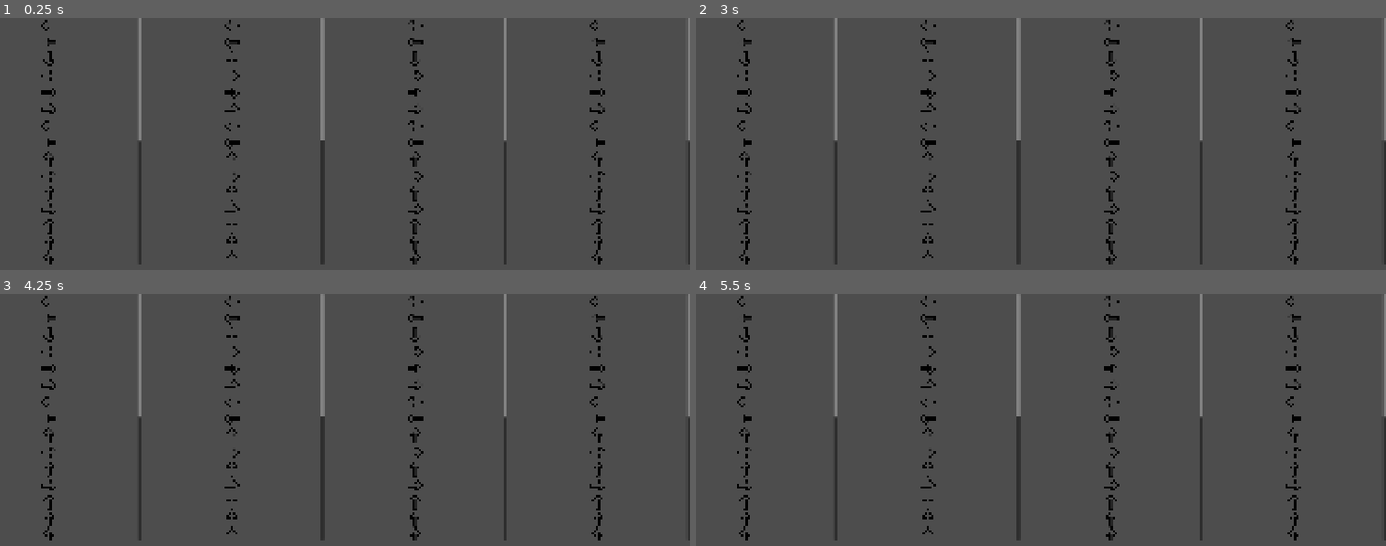
Above: before the commit, frames 1-4 (two rows, left to right).
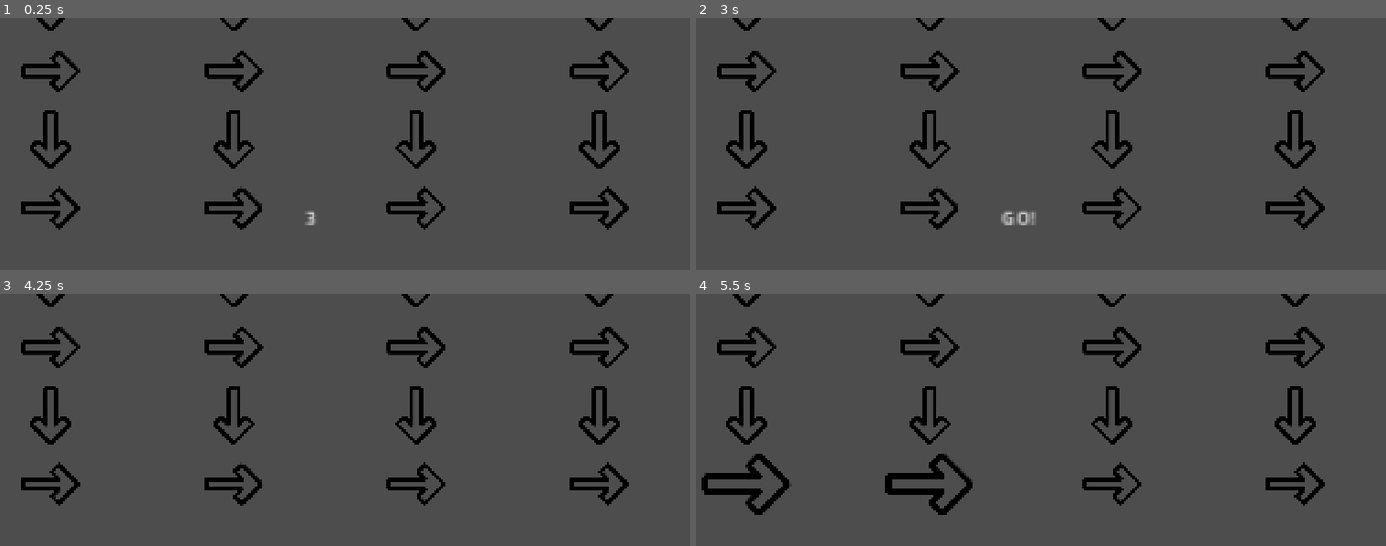
Above: after the commit, the same moments.

Repository: JaimeJot/PartyGame
Game: Godot game, scene res://minigames/MinijuegoFlechas/Minigame_arrows.tscn
Two runs of this game, one before a commit and one after it. Both use one fixed random seed, a clock stepped at 60 frames per second and the inputs below. This scene is started directly instead of the project's main scene.
Inputs:
- Up to frame 1 (0.25 s): no input
- Up to frame 2 (3 s): tap Enter (p1_confirm, bound only after the commit) every 0.75 s from 0.5 to 2.75 s; hold D (p1_right) 0.53-1.28 s; hold Down (p2_down) 0.53-1.28 s; tap Left (p2_left) at 0.8, 1.35 s; hold S (p1_down) 1.28-2.03 s; tap Right (p2_right) at 1.55 s; hold D (p1_right) 2.03-2.78 s; hold Right (p2_right) 2.03-2.78 s; tap Up (p2_up) at 2.3, 2.85 s; hold W (p1_up) from 2.78 s (still down)
- Up to frame 3 (4.25 s): tap Enter (p1_confirm, bound only after the commit) at 3.05, 3.5, 3.6 s; release W (p1_up) at 3.53 s; hold A (p1_left) from 3.53 s (still down); hold Down (p2_down) from 3.53 s (still down)
- Up to frame 4 (5.5 s): release Down (p2_down) at 4.28 s; tap Down (p2_down) at 4.35 s; tap Left (p2_left) at 4.55 s; release A (p1_left) at 5.03 s; hold S (p1_down) from 5.03 s (still down); hold Left (p2_left) from 5.03 s (still down); tap Right (p2_right) at 5.3 s

The runs differ from the first frame. In frame 1, 7.9% of the frame differs, in the area x 3-100%, y 0-98%; in frame 2, 8.0%; in frame 3, 7.8%; in frame 4, 8.9%, in the area x 0-100%, y 0-98%.

Commit message:
segundo juego acabado

Diff:
--- a/autoload/GameState.gd
+++ b/autoload/GameState.gd
@@ -1,3 +1,8 @@
 extends Node
 
-var rankings := []
+var rankings := {}   # 👈 mejor diccionario por minijuego
+var last_results := []  # 👈 últimos resultados (los que se muestran)
+
+func save_results(minigame_name, results):
+	rankings[minigame_name] = results
+	last_results = results
--- a/minigames/MinijuegoFlechas/Minigame_arrows.tscn
+++ b/minigames/MinijuegoFlechas/Minigame_arrows.tscn
@@ -1,76 +1,45 @@
 [gd_scene format=3 uid="uid://bxo75c42xryuj"]
 
-[ext_resource type="Script" uid="uid://kskr3xp24ohm" path="res://minigames/MinijuegoFlechas/minigame_arrows.gd" id="2_eyi2n"]
+[ext_resource type="Script" uid="uid://kskr3xp24ohm" path="res://minigames/MinijuegoFlechas/minigame_arrows.gd" id="1"]
 
-[node name="Control" type="Control" unique_id=305945853]
+[node name="Minigame" type="Control" unique_id=1032450106]
 layout_mode = 3
 anchors_preset = 15
 anchor_right = 1.0
 anchor_bottom = 1.0
 grow_horizontal = 2
 grow_vertical = 2
-script = ExtResource("2_eyi2n")
+script = ExtResource("1")
 
-[node name="HBoxContainer" type="HBoxContainer" parent="." unique_id=691605760]
+[node name="HBoxContainer" type="HBoxContainer" parent="." unique_id=878052976]
 layout_mode = 1
-anchors_preset = -1
+anchors_preset = 15
 anchor_right = 1.0
-anchor_bottom = 0.601
+anchor_bottom = 1.0
 grow_horizontal = 2
 grow_vertical = 2
+size_flags_vertical = 3
 
-[node name="Player1" type="VBoxContainer" parent="HBoxContainer" unique_id=1966921221]
+[node name="Player1" type="Control" parent="HBoxContainer" unique_id=1510361914]
 layout_mode = 2
 size_flags_horizontal = 3
 
-[node name="ScrollContainer" type="ScrollContainer" parent="HBoxContainer/Player1" unique_id=109504631]
-layout_mode = 2
-size_flags_vertical = 3
+[node name="Arrows" type="Node2D" parent="HBoxContainer/Player1" unique_id=1951671205]
 
-[node name="VBoxContainer" type="VBoxContainer" parent="HBoxContainer/Player1/ScrollContainer" unique_id=513918397]
-layout_mode = 2
-size_flags_horizontal = 3
-size_flags_vertical = 3
-alignment = 1
-
-[node name="Player2" type="VBoxContainer" parent="HBoxContainer" unique_id=1204084561]
+[node name="Player2" type="Control" parent="HBoxContainer" unique_id=1106057028]
 layout_mode = 2
 size_flags_horizontal = 3
 
-[node name="ScrollContainer" type="ScrollContainer" parent="HBoxContainer/Player2" unique_id=909056894]
-layout_mode = 2
-size_flags_vertical = 3
+[node name="Arrows" type="Node2D" parent="HBoxContainer/Player2" unique_id=1696794259]
 
-[node name="VBoxContainer" type="VBoxContainer" parent="HBoxContainer/Player2/ScrollContainer" unique_id=649466278]
-layout_mode = 2
-size_flags_horizontal = 3
-size_flags_vertical = 3
-alignment = 1
-
-[node name="Player3" type="VBoxContainer" parent="HBoxContainer" unique_id=2081224029]
+[node name="Player3" type="Control" parent="HBoxContainer" unique_id=1345576627]
 layout_mode = 2
 size_flags_horizontal = 3
 
-[node name="ScrollContainer" type="ScrollContainer" parent="HBoxContainer/Player3" unique_id=723302122]
-layout_mode = 2
-size_flags_vertical = 3
+[node name="Arrows" type="Node2D" parent="HBoxContainer/Player3" unique_id=1319398355]
 
-[node name="VBoxContainer" type="VBoxContainer" parent="HBoxContainer/Player3/ScrollContainer" unique_id=1967709084]
-layout_mode = 2
-size_flags_horizontal = 3
-size_flags_vertical = 3
-alignment = 1
-
-[node name="Player4" type="VBoxContainer" parent="HBoxContainer" unique_id=1154715423]
+[node name="Player4" type="Control" parent="HBoxContainer" unique_id=1951622131]
 layout_mode = 2
 size_flags_horizontal = 3
 
-[node name="ScrollContainer" type="ScrollContainer" parent="HBoxContainer/Player4" unique_id=1365952509]
-layout_mode = 2
-size_flags_vertical = 3
-
-[node name="VBoxContainer" type="VBoxContainer" parent="HBoxContainer/Player4/ScrollContainer" unique_id=784883710]
-layout_mode = 2
-size_flags_horizontal = 3
-size_flags_vertical = 3
-alignment = 1
+[node name="Arrows" type="Node2D" parent="HBoxContainer/Player4" unique_id=656140836]
--- a/minigames/MinijuegoFlechas/minigame_arrows.gd
+++ b/minigames/MinijuegoFlechas/minigame_arrows.gd
@@ -1,8 +1,9 @@
 extends Control
 
-# --------------------
-# TEXTURAS
-# --------------------
+var finished_players = []
+var final_positions = {}
+var game_finished = false
+
 var arrow_textures = {
 	"up": preload("res://assets/arrows/arrow_up.png"),
 	"down": preload("res://assets/arrows/arrow_down.png"),
@@ -10,11 +11,12 @@
 	"right": preload("res://assets/arrows/arrow_right.png")
 }
 
-# --------------------
-# CONFIG
-# --------------------
+var visible_arrows = 4
+var spacing = 180
+var base_y = 500
+
 var sequence = []
-var sequence_length = 30
+var sequence_length = 5
 
 var player_progress = {
 	"Player1": 0,
@@ -23,166 +25,204 @@
 	"Player4": 0
 }
 
-var containers = {}
-
-# --------------------
-# READY
-# --------------------
+var players_arrows = {}
+var player_locked = {}
+var game_started = false
+
 func _ready():
 	generate_sequence()
 	setup_players()
-	create_visuals()
-	update_all_visuals()
-
-# --------------------
-# SECUENCIA
-# --------------------
+
+	for p in player_progress.keys():
+		player_locked[p] = false
+
+	await get_tree().process_frame
+	spawn_initial_arrows()
+	start_countdown()
+
+func start_countdown():
+	var label := Label.new()
+	label.text = "3"
+	label.scale = Vector2(3, 3)
+	label.position = get_viewport_rect().size / 2 - Vector2(50, 50)
+	add_child(label)
+
+	await get_tree().create_timer(1.0).timeout
+	label.text = "2"
+	await get_tree().create_timer(1.0).timeout
+	label.text = "1"
+	await get_tree().create_timer(1.0).timeout
+	label.text = "GO!"
+	await get_tree().create_timer(0.5).timeout
+
+	label.queue_free()
+	game_started = true
+
 func generate_sequence():
 	var inputs = ["up", "down", "left", "right"]
 	sequence.clear()
-
 	for i in range(sequence_length):
 		sequence.append(inputs.pick_random())
 
-# --------------------
-# REFERENCIAS
-# --------------------
 func setup_players():
-	containers["Player1"] = $HBoxContainer/Player1/ScrollContainer/VBoxContainer
-	containers["Player2"] = $HBoxContainer/Player2/ScrollContainer/VBoxContainer
-	containers["Player3"] = $HBoxContainer/Player3/ScrollContainer/VBoxContainer
-	containers["Player4"] = $HBoxContainer/Player4/ScrollContainer/VBoxContainer
-
-# --------------------
-# CREAR FLECHAS
-# --------------------
-func create_visuals():
-	for player in containers.keys():
-		var container = containers[player]
-
-		for child in container.get_children():
-			child.queue_free()
-
-		# 🔥 ORDEN INVERTIDO (empieza abajo)
-		for i in range(sequence.size() - 1, -1, -1):
-			var dir = sequence[i]
-
-			var arrow = TextureRect.new()
-			arrow.texture = arrow_textures[dir]
-
-			arrow.expand_mode = TextureRect.EXPAND_IGNORE_SIZE
-			arrow.stretch_mode = TextureRect.STRETCH_KEEP_ASPECT_CENTERED
-
-			arrow.custom_minimum_size = Vector2(40, 40)
-
-			container.add_child(arrow)
-
-# --------------------
-# INPUT (4 jugadores)
-# --------------------
+	players_arrows["Player1"] = $HBoxContainer/Player1/Arrows
+	players_arrows["Player2"] = $HBoxContainer/Player2/Arrows
+	players_arrows["Player3"] = $HBoxContainer/Player3/Arrows
+	players_arrows["Player4"] = $HBoxContainer/Player4/Arrows
+
+func spawn_initial_arrows():
+	for player in players_arrows.keys():
+		for i in range(visible_arrows):
+			spawn_arrow(player, i)
+
+func spawn_arrow(player, index):
+	var container = players_arrows[player]
+	var panel = container.get_parent()
+	var panel_width = panel.size.x
+
+	if panel_width <= 0.0:
+		panel_width = get_viewport_rect().size.x / 4.0
+
+	var seq_index = player_progress[player] + index
+	if seq_index >= sequence.size():
+		return
+
+	var dir = sequence[seq_index]
+
+	var arrow = Sprite2D.new()
+	arrow.texture = arrow_textures[dir]
+	arrow.centered = true
+	arrow.scale = Vector2(0.3, 0.3)
+
+	arrow.position = Vector2(
+		panel_width / 2.0,
+		base_y - index * spacing
+	)
+
+	container.add_child(arrow)
+
 func _input(event):
-
-	# PLAYER 1
-	if event.is_action_pressed("p1_up"):
-		check_input("Player1", "up")
-	elif event.is_action_pressed("p1_down"):
-		check_input("Player1", "down")
-	elif event.is_action_pressed("p1_left"):
-		check_input("Player1", "left")
-	elif event.is_action_pressed("p1_right"):
-		check_input("Player1", "right")
-
-	# PLAYER 2
-	if event.is_action_pressed("p2_up"):
-		check_input("Player2", "up")
-	elif event.is_action_pressed("p2_down"):
-		check_input("Player2", "down")
-	elif event.is_action_pressed("p2_left"):
-		check_input("Player2", "left")
-	elif event.is_action_pressed("p2_right"):
-		check_input("Player2", "right")
-
-	# PLAYER 3
-	if event.is_action_pressed("p3_up"):
-		check_input("Player3", "up")
-	elif event.is_action_pressed("p3_down"):
-		check_input("Player3", "down")
-	elif event.is_action_pressed("p3_left"):
-		check_input("Player3", "left")
-	elif event.is_action_pressed("p3_right"):
-		check_input("Player3", "right")
-
-	# PLAYER 4
-	if event.is_action_pressed("p4_up"):
-		check_input("Player4", "up")
-	elif event.is_action_pressed("p4_down"):
-		check_input("Player4", "down")
-	elif event.is_action_pressed("p4_left"):
-		check_input("Player4", "left")
-	elif event.is_action_pressed("p4_right"):
-		check_input("Player4", "right")
-
-# --------------------
-# CHECK INPUT
-# --------------------
-func check_input(player, input_action):
+	if !game_started:
+		return
+
+	handle_input(event, "Player1", "p1")
+	handle_input(event, "Player2", "p2")
+	handle_input(event, "Player3", "p3")
+	handle_input(event, "Player4", "p4")
+
+func handle_input(event, player, prefix):
+	if player_locked[player]:
+		return
+
+	if event.is_action_pressed(prefix + "_up"):
+		check(player, "up")
+	if event.is_action_pressed(prefix + "_down"):
+		check(player, "down")
+	if event.is_action_pressed(prefix + "_left"):
+		check(player, "left")
+	if event.is_action_pressed(prefix + "_right"):
+		check(player, "right")
+
+func check(player, input_action):
+	if game_finished:
+		return
+
 	var index = player_progress[player]
 
 	if index >= sequence.size():
 		return
 
-	if sequence[index] == input_action:
-		player_progress[player] += 1
-
-		update_scroll(player)
-		update_visual(player)
-
-		print(player, "→", player_progress[player])
-	else:
-		print(player, "fallo")
-
-# --------------------
-# SCROLL
-# --------------------
-func update_scroll(player):
-	var scroll = get_node("HBoxContainer/%s/ScrollContainer" % player)
-	var container = containers[player]
-	var progress = player_progress[player]
-
-	var arrow_height = 50
-	var visible_area = scroll.size.y
-
-	# 🔥 queremos que la flecha actual esté en una zona fija (ej: 70% de pantalla)
-	var target_position = visible_area * 0.7
-
-	var scroll_target = (progress * arrow_height) - target_position
-
-	scroll.scroll_vertical = max(scroll_target, 0)
-
-# --------------------
-# VISUAL
-# --------------------
-func update_visual(player):
-	var container = containers[player]
-	var progress = player_progress[player]
-	var total = container.get_child_count()
-
-	for i in range(total):
-		var arrow = container.get_child(i)
-		var visual_index = total - 1 - i
-
-		if visual_index < progress:
-			arrow.modulate = Color(0.2, 0.2, 0.2, 0.3)
-			arrow.scale = Vector2(0.8, 0.8)
-
-		elif visual_index == progress:
-			arrow.modulate = Color(1, 1, 1)
-			arrow.scale = Vector2(1.4, 1.4)
-
-		else:
-			arrow.modulate = Color(0.5, 0.5, 0.5)
-			arrow.scale = Vector2(1, 1)
-
-func update_all_visuals():
-	for player in containers.keys():
-		update_visual(player)
+	if sequence[index] != input_action:
+		fail_feedback(player)
+		return
+
+	player_progress[player] += 1
+
+	remove_first(player)
+	move_down(player)
+	spawn_next(player)
+
+	# 🏁 SI TERMINA
+	if player_progress[player] >= sequence.size():
+		player_finished(player)
+
+func player_finished(player):
+	if player in finished_players:
+		return
+
+	finished_players.append(player)
+
+	var position = finished_players.size()
+	final_positions[player] = position
+
+	print(player, "ha quedado", str(position) + "º")
+
+	# 🚨 Si ya hay 3, el último es automático
+	if finished_players.size() == 3:
+		for p in player_progress.keys():
+			if !(p in finished_players):
+				final_positions[p] = 4
+				print(p, "ha quedado 4º")
+
+		end_game()
+
+func end_game():
+	if game_finished:
+		return
+
+	game_finished = true
+
+	print("RESULTADOS:", final_positions)
+
+	# 🧠 convertir a lista ordenada
+	var ordered_results = []
+
+	for player in final_positions.keys():
+		ordered_results.append({
+			"player": player,
+			"position": final_positions[player]
+		})
+
+	ordered_results.sort_custom(func(a, b): return a.position < b.position)
+	# 💾 GUARDAR EN GAMESTATE
+	GameState.save_results("arrows", ordered_results)
+
+	# ⏳ pequeña pausa
+	await get_tree().create_timer(2).timeout
+
+	# 👉 ir a results
+	get_tree().change_scene_to_file("res://results/ResultsScreen.tscn")
+
+
+func fail_feedback(player):
+	player_locked[player] = true
+
+	var container = players_arrows[player]
+	if container.get_child_count() == 0:
+		player_locked[player] = false
+		return
+
+	var arrow = container.get_child(0)
+	var original_scale = arrow.scale
+
+	arrow.scale = Vector2(0.45, 0.45)
+
+	await get_tree().create_timer(0.5).timeout
+
+	if is_instance_valid(arrow):
+		arrow.scale = original_scale
+
+	player_locked[player] = false
+
+func remove_first(player):
+	var container = players_arrows[player]
+	if container.get_child_count() > 0:
+		container.get_child(0).queue_free()
+
+func move_down(player):
+	var container = players_arrows[player]
+	for arrow in container.get_children():
+		arrow.position.y += spacing
+
+func spawn_next(player):
+	spawn_arrow(player, visible_arrows - 1)
--- a/minigames/MinijuegoLlaves/minigame_doors.gd
+++ b/minigames/MinijuegoLlaves/minigame_doors.gd
@@ -9,11 +9,11 @@
 const KEY_COUNT := 5
 const DOOR_COUNT := 3
 
-const ACTIONS := {
-	"confirm": "mando1_aceptar",
-	"cancel": "mando1_atras",
-	"left": "mando1_left",
-	"right": "mando1_right"
+var ACTIONS := {
+	0: { "confirm": "p1_accept", "cancel": "p1_cancel", "left": "p1_left", "right": "p1_right" },
+	1: { "confirm": "p2_accept", "cancel": "p2_cancel", "left": "p2_left", "right": "p2_right" },
+	2: { "confirm": "p3_accept", "cancel": "p3_cancel", "left": "p3_left", "right": "p3_right" },
+	3: { "confirm": "p4_accept", "cancel": "p4_cancel", "left": "p4_left", "right": "p4_right" }
 }
 
 var turn_label: Label
@@ -75,13 +75,17 @@
 # ---------------- INPUT ----------------
 
 func _process(_delta):
-	if Input.is_action_just_pressed(ACTIONS.confirm):
+	# 🎮 CONTROLES DEBUG (todos usan Player1)
+	if Input.is_action_just_pressed("p1_confirm"):
 		confirm()
-	if Input.is_action_just_pressed(ACTIONS.cancel):
+
+	if Input.is_action_just_pressed("p1_back"):
 		selection_mode = SelectionMode.KEY
-	if Input.is_action_just_pressed(ACTIONS.left):
+
+	if Input.is_action_just_pressed("p1_left"):
 		move(-1)
-	if Input.is_action_just_pressed(ACTIONS.right):
+
+	if Input.is_action_just_pressed("p1_right"):
 		move(1)
 
 func confirm():
@@ -123,14 +127,32 @@
 
 func next_turn():
 	if rankings.size() == DOOR_COUNT:
+		# Añadir el último jugador que falta
 		for p in turn_order:
 			if not rankings.has(p):
 				rankings.append(p)
-		GameState.rankings = rankings
+
+		# 🔥 CONVERTIR A FORMATO CORRECTO
+		var ordered_results = []
+		var pos = 1
+
+		for p in rankings:
+			ordered_results.append({
+				"player": "Player" + str(p + 1),
+				"position": pos
+			})
+			pos += 1
+
+		# 💾 GUARDAR BIEN
+		GameState.rankings["doors"] = ordered_results
+		GameState.last_results = ordered_results
+
+		# 👉 IR A RESULTADOS
 		get_tree().change_scene_to_file("res://results/ResultsScreen.tscn")
 		queue_free()
 		return
 
+	# 👉 SIGUIENTE TURNO NORMAL
 	current_turn = (current_turn + 1) % turn_order.size()
 	selection_mode = SelectionMode.KEY
 	selection_index = first_valid(key_used)
@@ -141,8 +163,8 @@
 # ---------------- UI ----------------
 
 func update_ui():
-	turn_label.text = "Turno del jugador %d" % (turn_order[current_turn] + 1)
-
+	var p = turn_order[current_turn] + 1
+	turn_label.text = "Turno del Jugador " + str(p)
 func update_visual():
 	clear_visuals()
 
--- a/project.godot
+++ b/project.godot
@@ -152,6 +152,16 @@
 "events": [Object(InputEventJoypadButton,"resource_local_to_scene":false,"resource_name":"","device":-1,"button_index":1,"pressure":0.0,"pressed":true,"script":null)
 ]
 }
+p1_confirm={
+"deadzone": 0.2,
+"events": [Object(InputEventKey,"resource_local_to_scene":false,"resource_name":"","device":-1,"window_id":0,"alt_pressed":false,"shift_pressed":false,"ctrl_pressed":false,"meta_pressed":false,"pressed":false,"keycode":0,"physical_keycode":4194309,"key_label":0,"unicode":0,"location":0,"echo":false,"script":null)
+]
+}
+p1_back={
+"deadzone": 0.2,
+"events": [Object(InputEventKey,"resource_local_to_scene":false,"resource_name":"","device":-1,"window_id":0,"alt_pressed":false,"shift_pressed":false,"ctrl_pressed":false,"meta_pressed":false,"pressed":false,"keycode":0,"physical_keycode":4194308,"key_label":0,"unicode":0,"location":0,"echo":false,"script":null)
+]
+}
 
 [physics]
 
--- a/results/results_screen.gd
+++ b/results/results_screen.gd
@@ -3,24 +3,35 @@
 @export var ranking_label_path: NodePath
 var ranking_label: Label
 
-
 func _ready():
 	ranking_label = get_node(ranking_label_path)
 	ranking_label.text = ""
 
-	if GameState.rankings.size() > 0:
-		set_results(GameState.rankings)
+
+	if GameState.last_results.size() > 0:
+		set_results(GameState.last_results)
+	else:
+		ranking_label.text = "No hay resultados"
 
 
-func set_results(rankings: Array):
+func set_results(results: Array):
 	var text := ""
-	for i in range(rankings.size()):
-		text += "%dº → Jugador %d\n" % [i + 1, rankings[i] + 1]
+
+	for r in results:
+		var player = r["player"]
+		var pos = r["position"]
+
+		match pos:
+			1:
+				text += "🥇 " + player + "\n"
+			2:
+				text += "🥈 " + player + "\n"
+			3:
+				text += "🥉 " + player + "\n"
+			4:
+				text += "❌ " + player + "\n"
 
 	ranking_label.text = text
 
 	await get_tree().create_timer(5.0).timeout
-	get_tree().change_scene_to_file("res://menus/MainMenu.tscn")
-
-func _on_continue_pressed():
-	get_tree().change_scene_to_file("res://menus/MainMenu.tscn")
+	get_tree().change_scene_to_file("res://menus/MinigameSelect/MinigameSelect.tscn")
